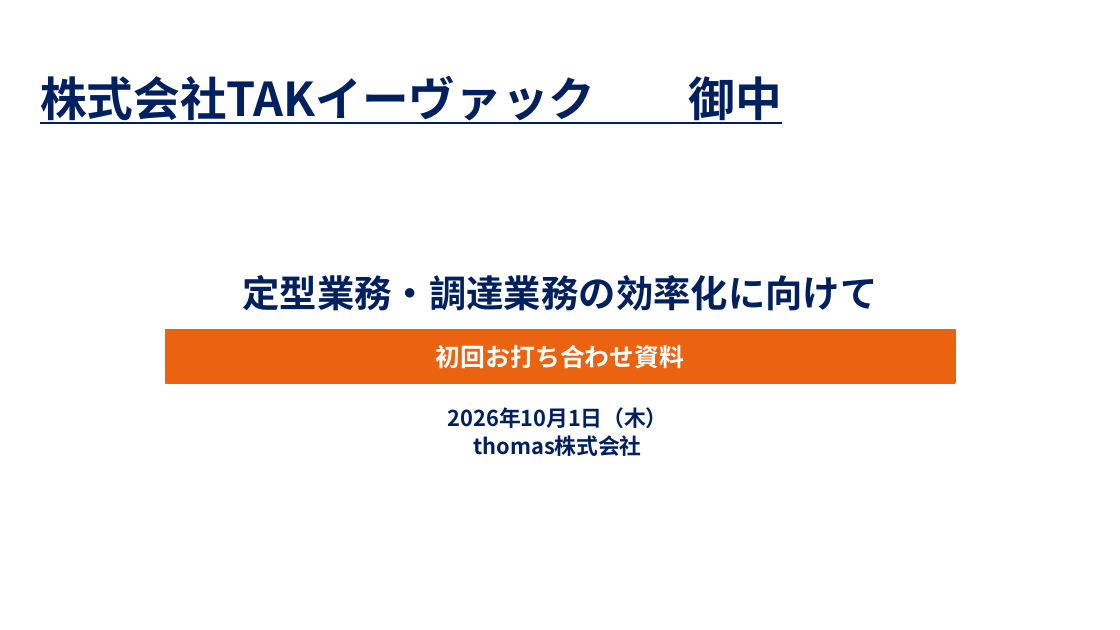
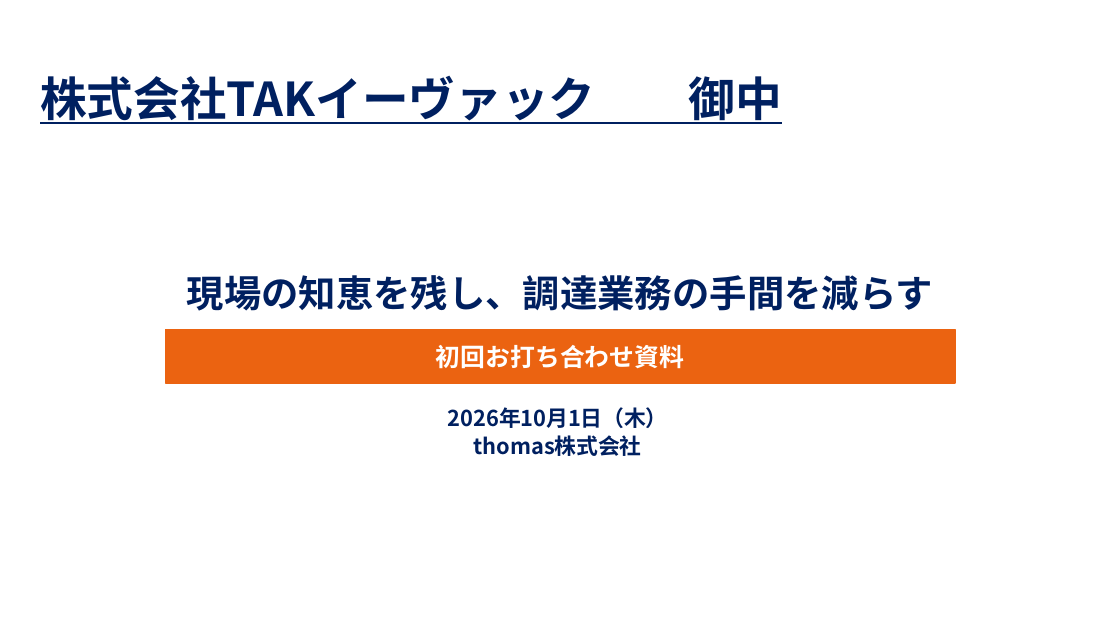
Before and after one commit to smiyagawa-code/-, a slide deck: slide 1 of tak-evac/outputs/TAKイーヴァック様_初回お打ち合わせ資料.pptx. Drawn at 1120x630 pixels with LibreOffice and Linux fonts; fonts in the diff are those of the drawing; background and template pictures are left out. Boxes give left, top, right and bottom in pixels: in the first picture for what was removed or moved away, otherwise in the second. Text is boxed around its words. In the diff, an @@ line names an element or a change of style, - is before the commit and + after.

```diff
--- a/tak-evac/outputs/TAKイーヴァック様_初回お打ち合わせ資料.pptx
+++ b/tak-evac/outputs/TAKイーヴァック様_初回お打ち合わせ資料.pptx
@@ text at (187, 275, 933, 311): text changed @@
-定型業務・調達業務の効率化に向けて
+現場の知恵を残し、調達業務の手間を減らす
```
Also in this commit, not shown: 4 other slides changed, 3 slides added, 4 other files.
